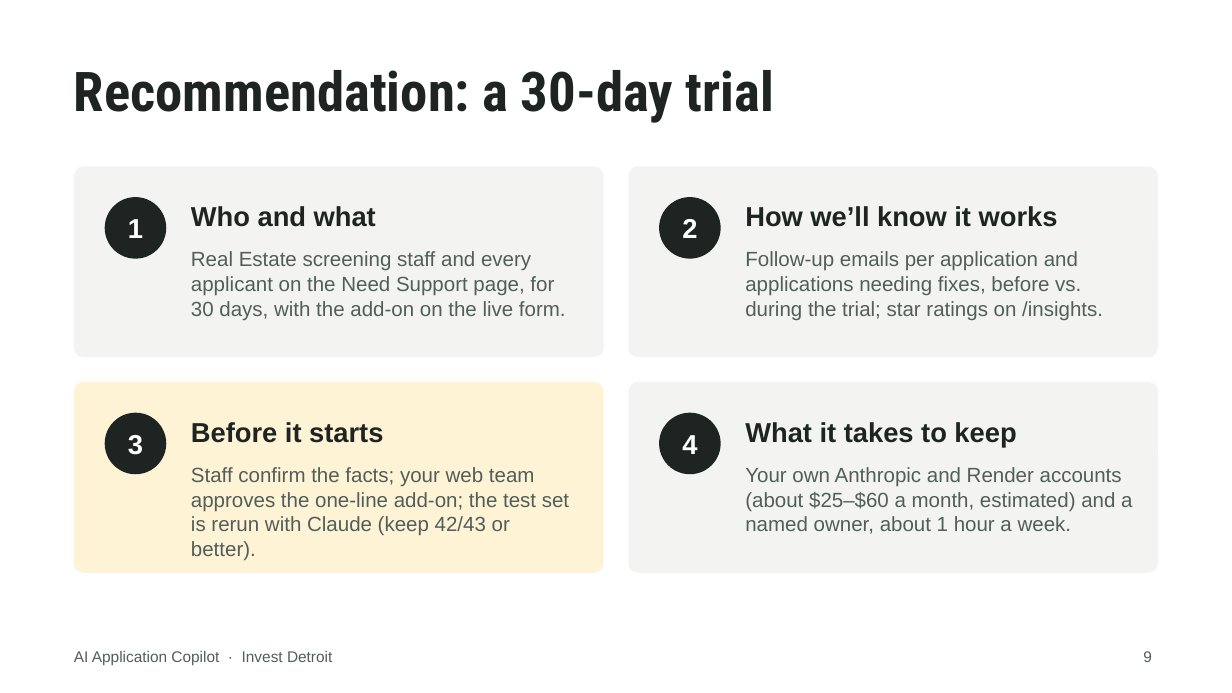
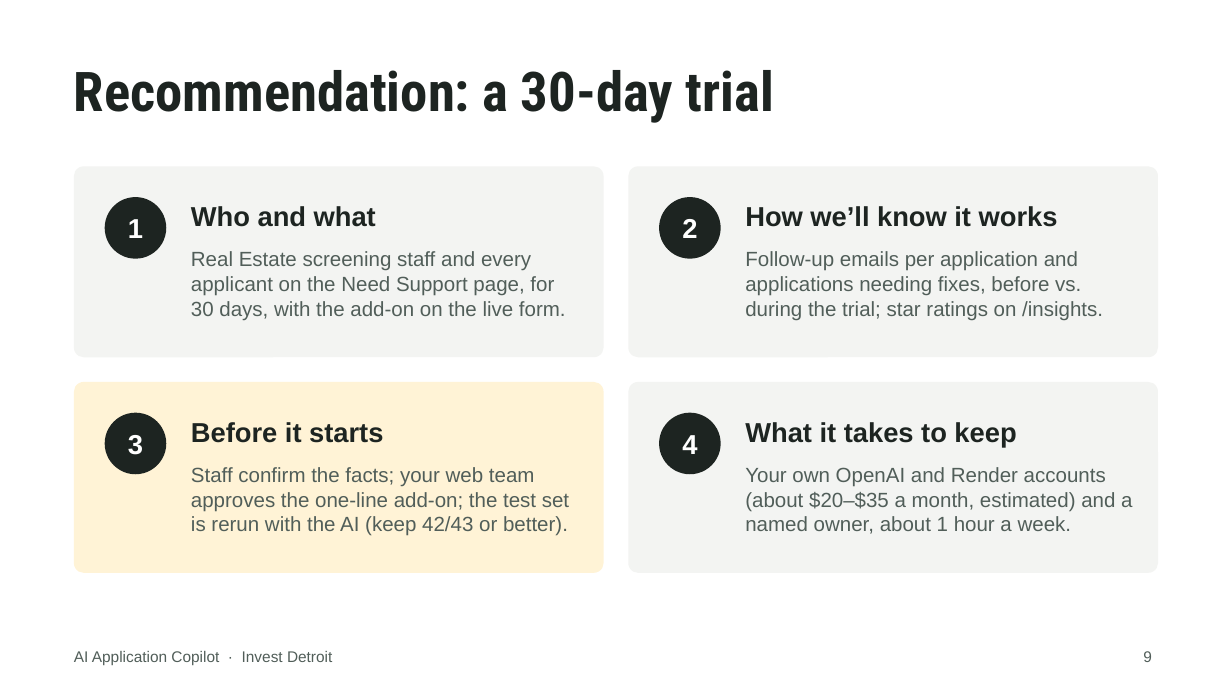
Before and after one commit to Ross-Business-Tech/Invest-Detroit-Project-1, a slide deck: slide 9 of docs/slides/Invest-Detroit-Copilot-Client-Deck.pptx. Drawn at 1232x693 pixels with LibreOffice and Linux fonts; fonts in the diff are those of the drawing; background and template pictures are left out. Boxes give left, top, right and bottom in pixels: in the first picture for what was removed or moved away, otherwise in the second. Text is boxed around its words. In the diff, an @@ line names an element or a change of style, - is before the commit and + after.

```diff
--- a/docs/slides/Invest-Detroit-Copilot-Client-Deck.pptx
+++ b/docs/slides/Invest-Detroit-Copilot-Client-Deck.pptx
@@ text at bbox=[191, 467, 569, 536]: text changed @@
-Staff confirm the facts; your web team approves the one-line add-on; the test set is rerun with Claude (keep 42/43 or better).
+Staff confirm the facts; your web team approves the one-line add-on; the test set is rerun with the AI (keep 42/43 or better).
@@ text at bbox=[745, 467, 1132, 534]: text changed @@
-Your own Anthropic and Render accounts (about $25–$60 a month, estimated) and a named owner, about 1 hour a week.
+Your own OpenAI and Render accounts (about $20–$35 a month, estimated) and a named owner, about 1 hour a week.
```
Also in this commit, not shown: 3 other slides changed, 7 other files.
